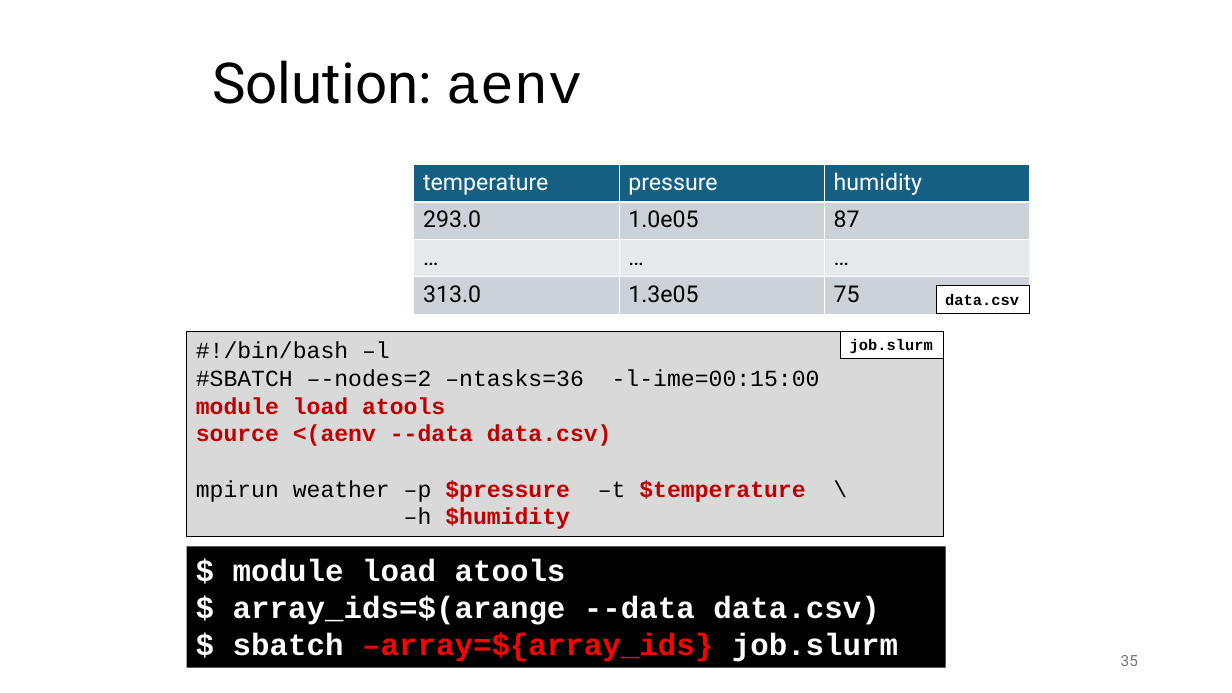
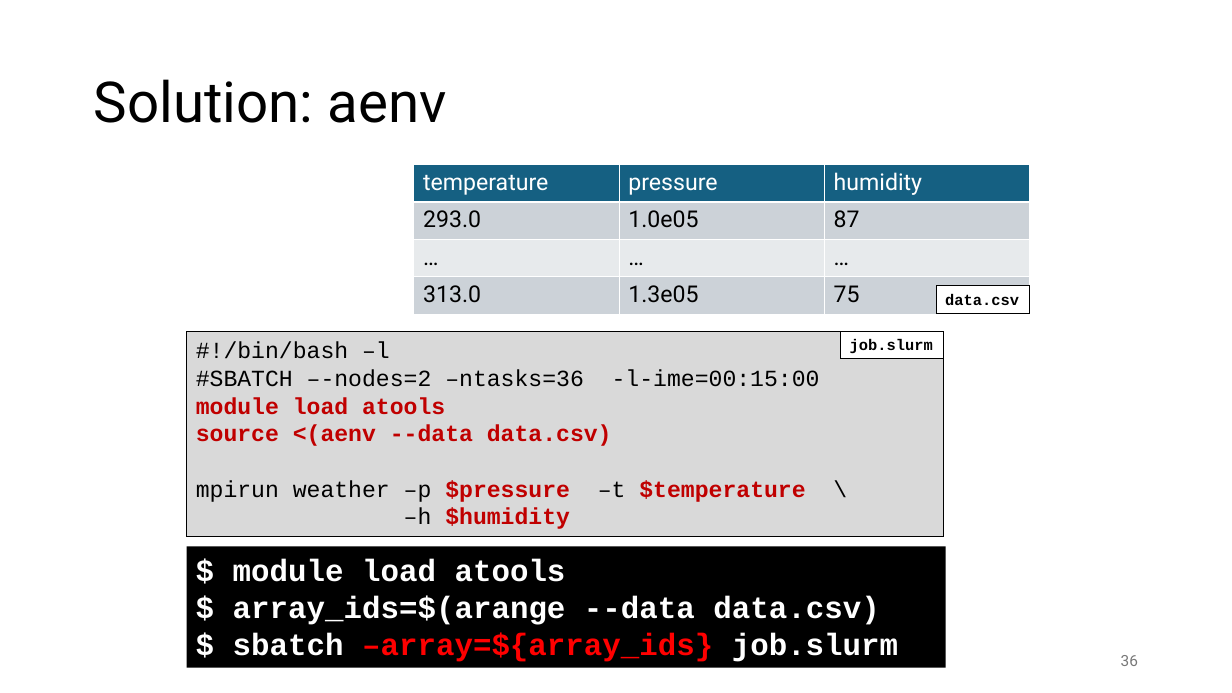
Before and after one commit to gjbex/Workflows-for-HPC, a slide deck: slide 36 of workflow_for_HPC.pptx (slide 35 before the commit). Drawn at 1232x693 pixels with LibreOffice and Linux fonts; fonts in the diff are those of the drawing. Boxes give left, top, right and bottom in pixels: in the first picture for what was removed or moved away, otherwise in the second. Text is boxed around its words. In the diff, an @@ line names an element or a change of style, - is before the commit and + after.

Commit message:
Improve formatting of atools lides

```diff
--- a/workflow_for_HPC.pptx
+++ b/workflow_for_HPC.pptx
@@ title "Solution: aenv": place and size @@
-title "Solution: aenv" at [212,60,582,104]
+title "Solution: aenv" at [94,79,447,123]
@@ title "Solution: aenv" at [94,79,447,123]: font Courier New to Roboto in "aenv" @@
```
Also in this commit, not shown: 6 other slides changed, 1 slide added.
